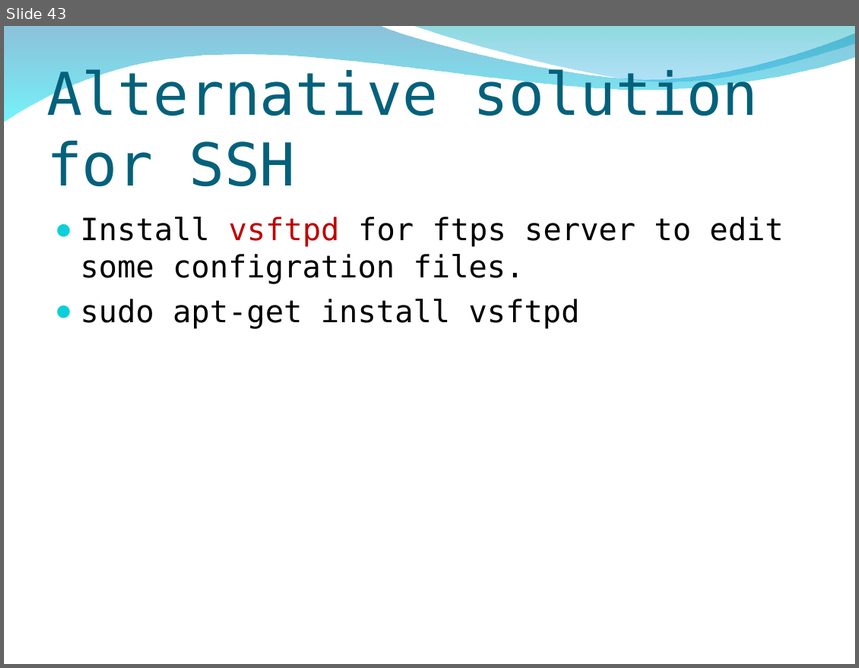
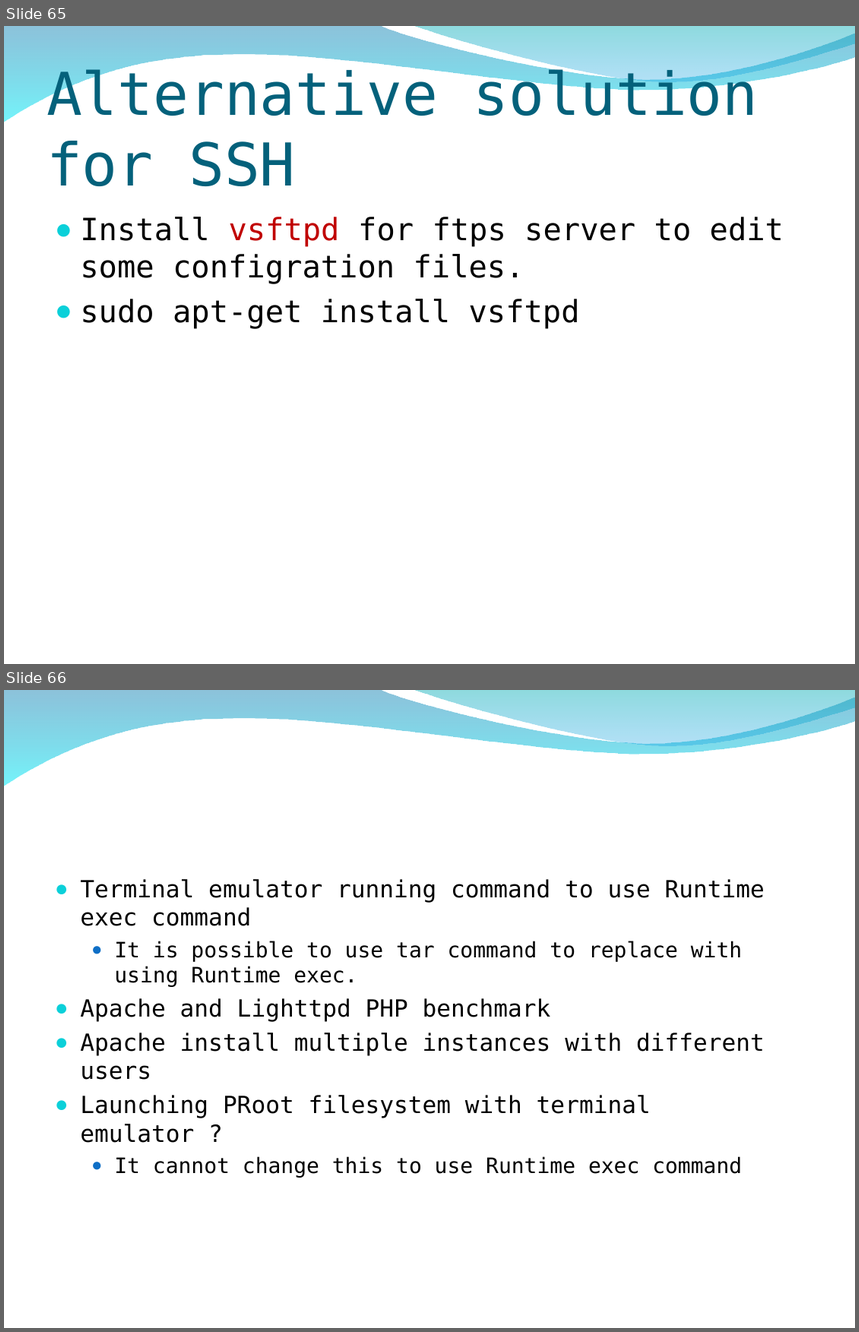
Before and after one commit to peter279k/regular_meeting, a slide deck: Proot.ppt. Shown one above the other, each under a label of ours: slide 43 before the commit, slides 65 and 66 after it. The pictures are 859x668 and 859x1332 pixels, drawn with LibreOffice and Linux fonts; fonts in the diff are those of the drawing; background and template pictures are left out. Boxes give left, top, right and bottom in pixels: in the first picture for what was removed or moved away, otherwise in the second. Text is boxed around its words. In the diff, an @@ line names an element or a change of style, - is before the commit and + after.

Commit message:
add execute command method and http server with PHP application benchmark

```diff
--- a/Proot.ppt
+++ b/Proot.ppt
@@ slide 66 added at (4,690,855,1328), background picture (left out); not listed: 2 template elements that a slide beside it also shows @@
@@ text added at (80,879,765,1178), 20 pt, text #000000 @@
+● Terminal emulator running command to use Runtime exec command
+  ● It is possible to use tar command to replace with using Runtime exec.
+● Apache and Lighttpd PHP benchmark
+● Apache install multiple instances with different users
+● Launching PRoot filesystem with terminal emulator ?
+  ● It cannot change this to use Runtime exec command
@@ what was slide 43 is now slide 65 @@
```
Also in this commit, not shown: 2 slides changed, 22 other slides added.
